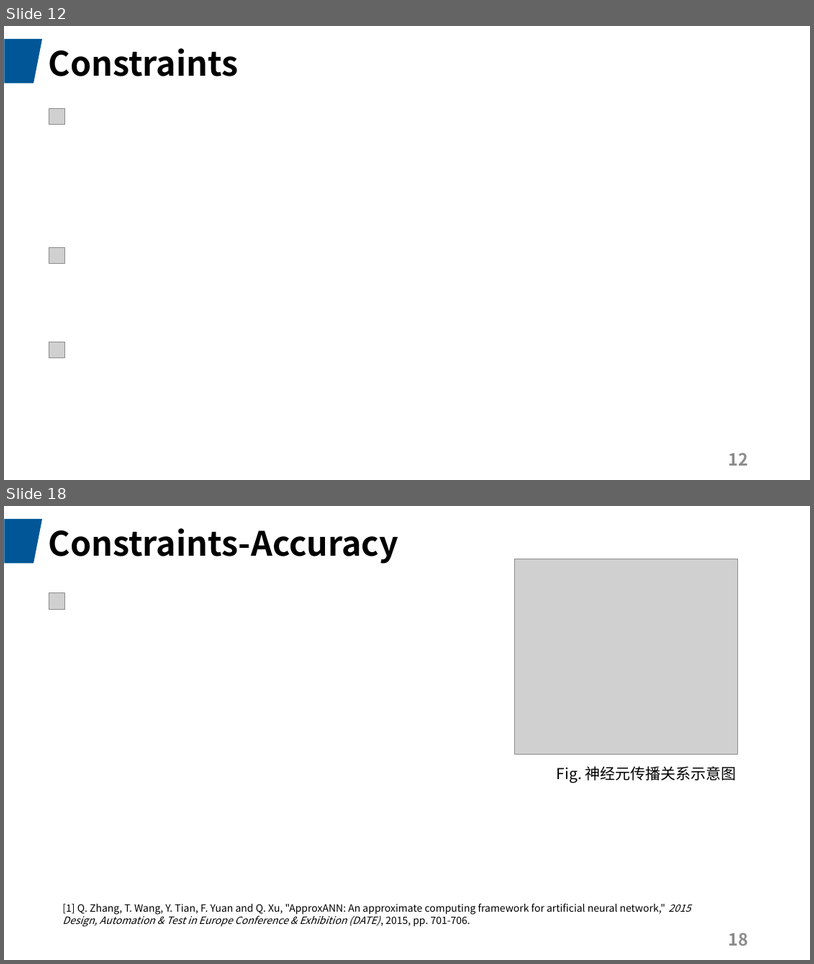
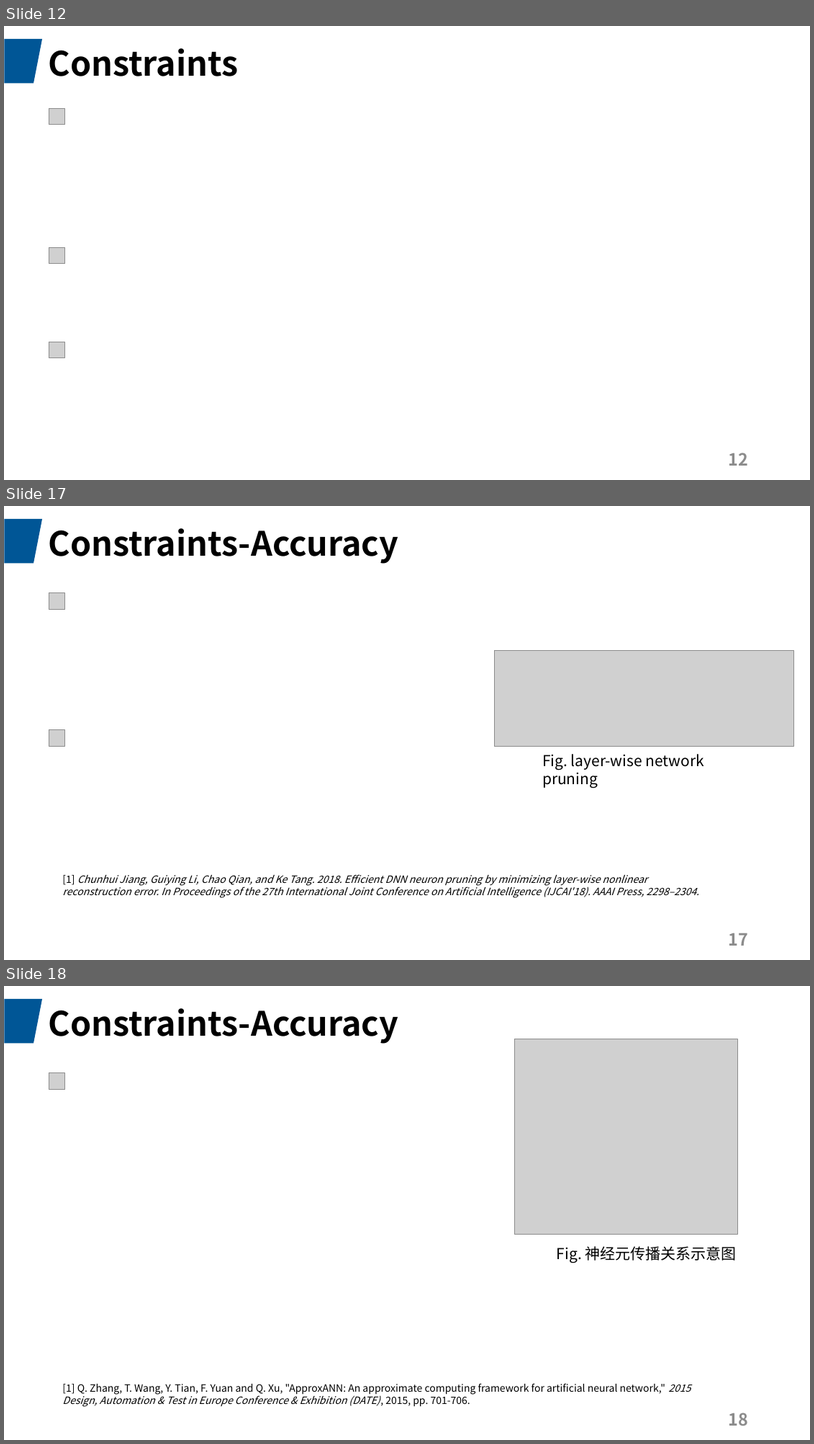
Before and after one commit to JadeQiong/DSE, a slide deck: 组会3.18GNN.pptx. Shown one above the other, each under a label of ours: slides 12 and 18 before the commit, slides 12, 17 and 18 after it; the slides between them are not shown. The pictures are 814x964 and 814x1444 pixels, drawn with LibreOffice and Linux fonts; fonts in the diff are those of the drawing; grey boxes stand for pictures. Boxes give left, top, right and bottom in pixels: in the first picture for what was removed or moved away, otherwise in the second. Text is boxed around its words. In the diff, an @@ line names an element or a change of style, - is before the commit and + after.

```diff
--- a/组会3.18GNN.pptx
+++ b/组会3.18GNN.pptx
@@ slide 17 added at <box>4,506,810,960</box>, background #FFFFFF; not listed: 1 template element that a slide beside it also shows @@
@@ title added at <box>48,528,399,564</box>, 40 pt, text #000000, bold @@
+Constraints-Accuracy
@@ picture added at <box>49,593,65,610</box> @@
@@ picture added at <box>494,651,794,746</box> @@
@@ picture added at <box>49,730,65,746</box> @@
@@ text added at <box>543,754,705,788</box>, 18 pt, text #000000 @@
+Fig. layer-wise network pruning
@@ text added at <box>62,874,700,898</box>, 12 pt, text #000000, italic @@
+[1] Chunhui Jiang, Guiying Li, Chao Qian, and Ke Tang. 2018. Efficient DNN neuron pruning by minimizing layer-wise nonlinear reconstruction error. In Proceedings of the 27th International Joint Conference on Artificial Intelligence (IJCAI'18). AAAI Press, 2298–2304.
@@ page number added at <box>729,933,749,945</box>, 20 pt, text #8C8C8C, bold @@
+17
```
Also in this commit, not shown: 4 slides changed, 1 other slide added, 2 slides removed, 1 other file.
